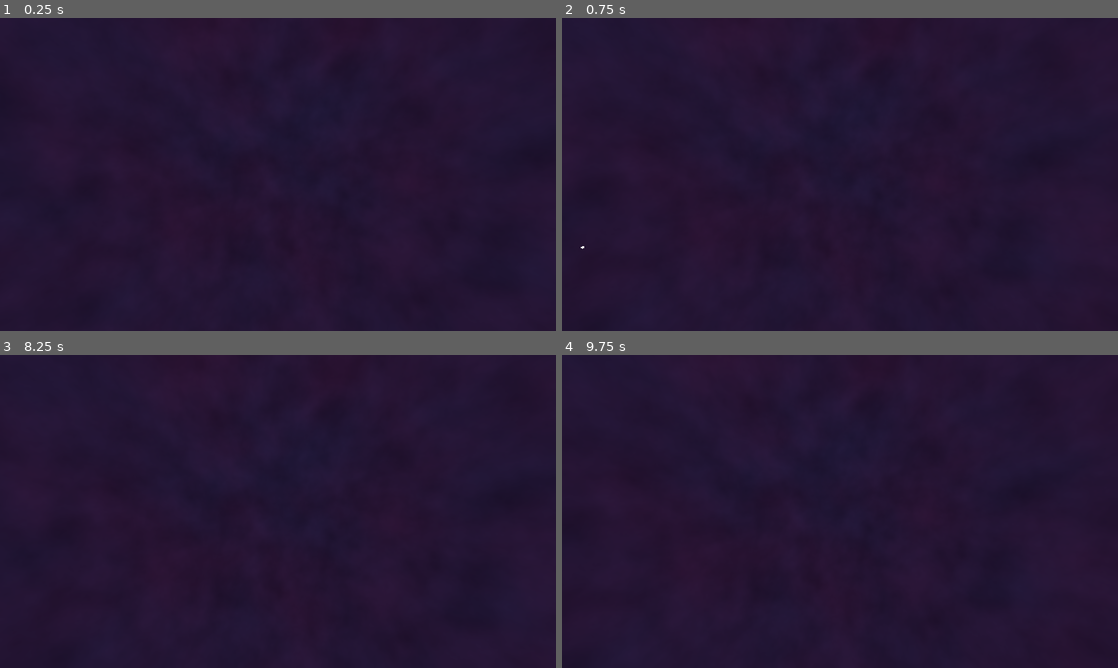
Above: before the commit, frames 1-4 (two rows, left to right).
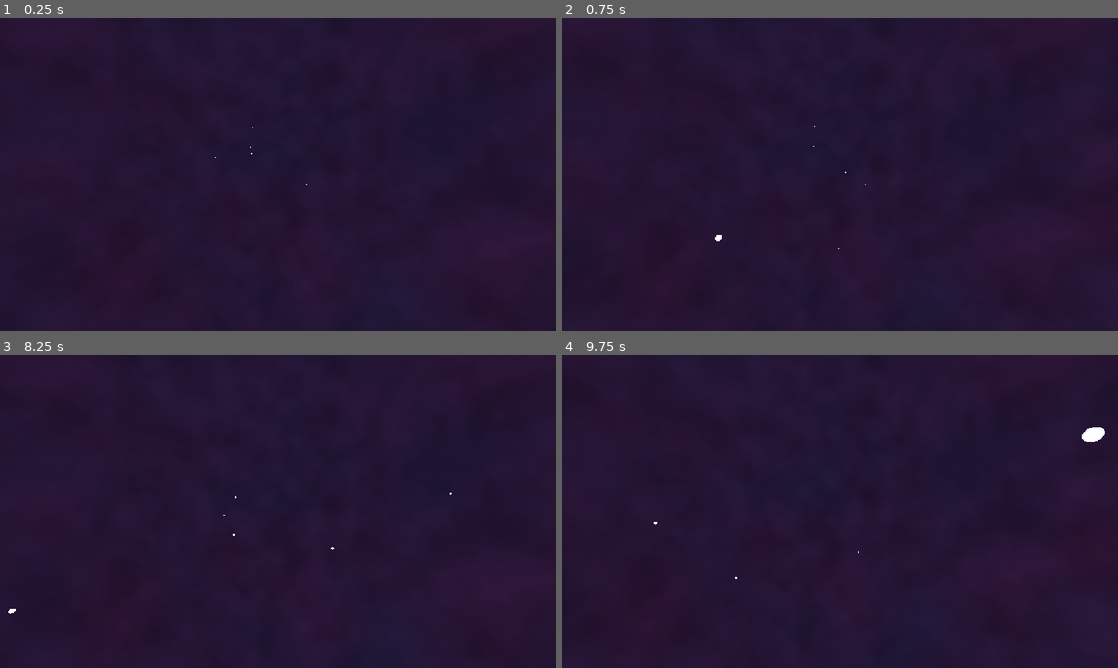
Above: after the commit, the same moments.

Repository: JohnnyEch0/embedding-test
Game: Godot game, scene res://main.tscn
Same seed, same stepped clock (60 frames per second), same inputs: the game is played once before the commit and once after it.
Inputs (mouse positions are in pixels of both pictures, inside the frame that each line leads up to):
- Up to frame 1 (0.25 s): no input
- Up to frame 2 (0.75 s): tap Enter at 0.5 s; move the mouse to (867, 174) at 0.52 s; hold W (move_forward) from 0.53 s (still down); hold E (next_line) from 0.53 s (still down)
- Up to frame 3 (8.25 s): move the mouse to (250, 511) at 1.27 s; release E (next_line) at 1.28 s; tap E (next_line) every 1.5 s from 1.35 to 7.35 s; move the mouse to (289, 505) at 2.02 s; hold E (next_line) 2.03-2.78 s; move the mouse to (272, 517) at 2.77 s; tap Space (move_up) at 3.5, 5, 8 s; move the mouse to (316, 514) at 3.52 s; hold E (next_line) 3.53-4.28 s; tap Q (debug_view) at 4.15 s; tap Enter at 4.25, 6.5 s; move the mouse to (233, 508) at 4.27 s; move the mouse to (283, 511) at 5.02 s; hold E (next_line) 5.03-5.78 s; move the mouse to (255, 505) at 5.77 s; release W (move_forward) at 5.78 s; hold D (move_right) 5.78-6.53 s; move the mouse to (305, 511) at 6.52 s; hold E (next_line) 6.53-7.28 s; hold W (move_forward) from 6.53 s (still down); move the mouse to (250, 511) at 7.27 s; move the mouse to (289, 505) at 8.02 s; hold E (next_line) from 8.03 s (still down)
- Up to frame 4 (9.75 s): move the mouse to (834, 517) at 8.77 s; release W (move_forward) at 8.78 s; release E (next_line) at 8.78 s; hold A (move_left) 8.78-9.53 s; tap E (next_line) at 8.85 s; move the mouse to (878, 514) at 9.52 s; hold W (move_forward) from 9.53 s (still down); hold E (next_line) from 9.53 s (still down)

The runs differ from the first frame. In frame 1, less than 0.1% of the frame differs, in the area x 38-56%, y 34-54%; in frame 2, less than 0.1%; in frame 3, less than 0.1%; in frame 4, 0.2%, in the area x 16-98%, y 23-72%.

Commit message:
Feat: Automation

Diff:
--- /dev/null
+++ b/godot/auto_orbit.gd
@@ -0,0 +1,45 @@
+class_name AutoOrbit
+extends Node
+
+signal rotation_completed
+
+@export var player: CharacterBody3D
+@export var camera: Camera3D
+@export var deg_per_sec := 20.0
+@export var radius_factor := 1.5   # orbit radius = r_max * factor
+@export var active := false
+
+var _angle := 0.0
+var _travelled := 0.0
+var _radius := 100.0
+var _target := Vector3.ZERO
+
+# Fit the orbit to the current line. Restarts the rotation.
+func fit(box: AABB, cone: Dictionary) -> void:
+	_target = box.get_center()
+	var r_max: float = cone.get("r_max", _target.length())
+	_radius = maxf(r_max * radius_factor, 1.0)
+	# start on the origin side: camera opposite the cluster, so origin is nearer than the stars
+	_angle = atan2(-_target.z, -_target.x)
+	_travelled = 0.0
+
+func _process(delta: float) -> void:
+	if not active or player == null:
+		return
+	var step := deg_to_rad(deg_per_sec) * delta
+	_angle += step
+	_travelled += step
+
+	var pos := Vector3(cos(_angle) * _radius, _target.y, sin(_angle) * _radius)
+	player.global_position = pos
+	_look_at(pos, _target)
+
+	if _travelled >= TAU:
+		_travelled = 0.0
+		rotation_completed.emit()  # handler may call fit() via stars_rebuilt
+
+# Player body = yaw, camera = pitch (matches your mouse-look setup)
+func _look_at(from: Vector3, to: Vector3) -> void:
+	var d := to - from
+	player.rotation = Vector3(0.0, atan2(-d.x, -d.z), 0.0)
+	camera.rotation.x = clampf(atan2(d.y, Vector2(d.x, d.z).length()), -1.5, 1.5)
--- a/godot/character_body_3d.gd
+++ b/godot/character_body_3d.gd
@@ -3,10 +3,17 @@
 @export var speed: float = 20.0
 @export var mouse_sens: float = 0.002
 
+var manual := true:
+	set(v):
+		manual = v
+		if not v: velocity = Vector3.ZERO
+
 func _ready() -> void:
 	Input.mouse_mode = Input.MOUSE_MODE_CAPTURED
 
 func _unhandled_input(event: InputEvent) -> void:
+	if not manual:
+		return
 	if event is InputEventMouseMotion:
 		rotate_y(-event.relative.x * mouse_sens)
 		$Camera3D.rotate_x(-event.relative.y * mouse_sens)
@@ -15,6 +22,8 @@
 		Input.mouse_mode = Input.MOUSE_MODE_VISIBLE
 
 func _physics_process(delta: float) -> void:
+	if not manual:
+		return
 	var input := Vector3(
 		Input.get_axis("move_left", "move_right"),
 		Input.get_axis("move_down", "move_up"),
--- a/godot/main.gd
+++ b/godot/main.gd
@@ -3,15 +3,27 @@
 
 
 const DEBUG_ACTIONS := {
+	&"debug_words_view": &"labels",
 	&"debug_word_connection_lines": &"word_connections",
 	&"debug_origin_lines": &"word_to_origin",
 	&"debug_sentence_bounds_box": &"sentence_bounds_box",
 	&"debug_cone": &"sentence_cone",
 } #action names to debug panelnames
 var cur_line := 0
+
+# === automation
+@export var automation := false
+@onready var orbit: AutoOrbit = $AutoOrbit
+@onready var player: CharacterBody3D = $CharacterBody3D
+
+const MOVE_ACTIONS: Array[StringName] = [&"move_left", &"move_right", &"move_up", &"move_down", &"move_forward", &"move_back"]
+
 # Called when the node enters the scene tree for the first time.
 func _ready() -> void:
-	#stars_node = $"Spheres"
+	orbit.rotation_completed.connect(_advance_line)
+	stars_node.stars_rebuilt.connect(orbit.fit)
+	orbit.fit(stars_node.last_box, stars_node.last_cone)  # Spheres' _ready already ran
+	set_automation(automation)
 	pass # Replace with function body.
 
 
@@ -23,13 +35,13 @@
 func _unhandled_input(event: InputEvent) -> void:
 	if event.is_action_pressed("exit"):
 		get_tree().quit()
-	if event.is_action_pressed("debug_view"):
+	if event.is_action_pressed("toggle_automation"):
+		set_automation(not automation)
+		return
+	if automation and _is_user_input(event):
+		set_automation(false)
+		return
 
-		for star:EmbStar in stars_node.stars:
-			star.label.visibility_range_end = 5000000
-	if event.is_action_released("debug_view"):
-		for star:EmbStar in stars_node.stars:
-			star.label.visibility_range_end = 5
 	for action in DEBUG_ACTIONS:
 		if event.is_action_pressed(action):
 			#print("Event is action pressed %s  --> %s" % [action, DEBUG_ACTIONS[action]]  )
@@ -38,3 +50,21 @@
 		cur_line = wrapi(cur_line + 1, 0, stars_node.line_count())
 		stars_node.create_stars_from_data([cur_line])
 	pass
+
+
+func set_automation(on: bool) -> void:
+	automation = on
+	orbit.active = on
+	player.manual = not on
+
+func _advance_line() -> void:
+	cur_line = wrapi(cur_line + 1, 0, stars_node.line_count())
+	stars_node.create_stars_from_data([cur_line])  # triggers stars_rebuilt -> orbit.fit
+
+func _is_user_input(event: InputEvent) -> bool:
+	if event is InputEventMouseMotion:
+		return event.relative.length() > 3.0  # ignore jitter
+	for a in MOVE_ACTIONS:
+		if event.is_action_pressed(a):
+			return true
+	return false
--- a/godot/main.tscn
+++ b/godot/main.tscn
@@ -4,6 +4,7 @@
 [ext_resource type="Script" uid="uid://ct1hpf3weoa8x" path="res://main.gd" id="1_h2yge"]
 [ext_resource type="Script" uid="uid://t7cwwx4rwxi0" path="res://spheres.gd" id="1_ig7tw"]
 [ext_resource type="Shader" uid="uid://d0ghiwya5633m" path="res://space.gdshader" id="2_1bvp3"]
+[ext_resource type="Script" uid="uid://db1ckkjyudw5q" path="res://auto_orbit.gd" id="5_lquwl"]
 
 [sub_resource type="ShaderMaterial" id="ShaderMaterial_h2yge"]
 shader = ExtResource("2_1bvp3")
@@ -27,6 +28,7 @@
 
 [node name="main" type="Node3D" unique_id=475395517]
 script = ExtResource("1_h2yge")
+automation = true
 
 [node name="WorldEnvironment" type="WorldEnvironment" parent="." unique_id=647563580]
 environment = SubResource("Environment_aa68f")
@@ -46,3 +48,8 @@
 default_filename = "eg2_d32_wild-geese_mary-oliver.json"
 show_lines = true
 draw_lines_origin = true
+
+[node name="AutoOrbit" type="Node" parent="." unique_id=639422655 node_paths=PackedStringArray("player", "camera")]
+script = ExtResource("5_lquwl")
+player = NodePath("../CharacterBody3D")
+camera = NodePath("../CharacterBody3D/Camera3D")
--- a/godot/project.godot
+++ b/godot/project.godot
@@ -88,6 +88,11 @@
 "events": [Object(InputEventKey,"resource_local_to_scene":false,"resource_name":"","device":-1,"window_id":0,"alt_press …(192 unchanged characters)…
 ]
 }
+debug_words_view={
+"deadzone": 0.2,
+"events": [Object(InputEventKey,"resource_local_to_scene":false,"resource_name":"","device":-1,"window_id":0,"alt_pressed":false,"shift_pressed":false,"ctrl_pressed":true,"meta_pressed":false,"pressed":false,"keycode":0,"physical_keycode":53,"key_label":0,"unicode":53,"location":0,"echo":false,"script":null)
+]
+}
 
 [physics]
 
--- a/godot/spheres.gd
+++ b/godot/spheres.gd
@@ -16,6 +16,13 @@
 var _verses: Array = []
 var _poem: Dictionary = {}
 var metadata: Dictionary = {}
+
+# for automation
+signal stars_rebuilt(box: AABB, cone: Dictionary)
+var last_box := AABB()
+var last_cone: Dictionary = {}
+
+
 func _read_json() -> Variant:
 	var path := _resolve_path()
 	if path == "":
@@ -125,14 +132,15 @@
 
 
 func find_cluster_volume(star_data: Array[EmbStarData]):
-
-	var minima = Vector3i(INF, INF, INF)
-	var maxima = Vector3i(-INF, -INF, -INF)
+	if star_data.is_empty():
+			return AABB()
+	var minima := Vector3(INF, INF, INF)
+	var maxima := Vector3(-INF, -INF, -INF)
 	for d in star_data:
 		minima = minima.min(d.spawn_pos)
 		maxima = maxima.max(d.spawn_pos)
-
-	return AABB(minima, maxima-minima)
+	return AABB(minima, maxima - minima)
+
 func find_cluster_cone(star_data: Array[EmbStarData]) -> Dictionary:
 	var sum := Vector3.ZERO
 	var r_min := INF
@@ -167,6 +175,7 @@
 
 		add_child(inst)
 		stars.append(inst)
+		register_debug(&"labels", inst.label, _set_label_range)
 		if prev: pairs.append([prev.position, inst.position])
 		prev = inst
 
@@ -187,6 +196,11 @@
 	draw_aabb(bounds_box, min_max)
 	register_debug(&"sentence_bounds_box", bounds_box)
 
+	last_box = min_max
+	last_cone = cone
+	stars_rebuilt.emit(min_max, cone)
+
+
 
 func draw_lines(pairs: Array):
 	var verts := PackedVector3Array()
@@ -261,17 +275,42 @@
 	mi.mesh = im
 	add_child(mi)
 	return mi
+
+
 # ======================= debug register
-var debug_nodes: Dictionary = {}  # StringName -> Array[Node3D]
-
-func register_debug(key: StringName, node: Node3D) -> void:
-	node.visible = false  # hidden by default
-	debug_nodes.get_or_add(key, []).append(node)  # get_or_add: Godot 4.3+
+# ======================= debug register
+const LABEL_RANGE_ON := 5000000.0
+const LABEL_RANGE_OFF := 5.0
+
+var debug_nodes: Dictionary = {}    # StringName -> Array[Node3D]
+var debug_on: Dictionary = {}       # StringName -> bool, survives rebuilds
+var debug_setters: Dictionary = {}  # StringName -> Callable(node, on); default: visible
+
+func register_debug(key: StringName, node: Node3D, setter := Callable()) -> void:
+	if setter.is_valid():
+		debug_setters[key] = setter
+	debug_nodes.get_or_add(key, []).append(node)
+	_apply_debug(key, node)  # applies current state, hidden by default
+
+func set_debug(key: StringName, on: bool) -> void:
+	debug_on[key] = on
+	for n: Node3D in debug_nodes.get(key, []):
+		if is_instance_valid(n):
+			_apply_debug(key, n)
 
 func toggle_debug(key: StringName) -> void:
-	#print("Toggle %s" % key)
-	for n: Node3D in debug_nodes.get(key, []):
-		n.visible = not n.visible
+	set_debug(key, not debug_on.get(key, false))
+
+func _apply_debug(key: StringName, node: Node3D) -> void:
+	var on: bool = debug_on.get(key, false)
+	var setter: Callable = debug_setters.get(key, Callable())
+	if setter.is_valid():
+		setter.call(node, on)
+	else:
+		node.visible = on
+
+func _set_label_range(label: Node3D, on: bool) -> void:
+	(label as Label3D).visibility_range_end = LABEL_RANGE_ON if on else LABEL_RANGE_OFF
 
 
 func print_shape(v: Variant, key := "root", depth := 0) -> void:
Not shown, added: godot/auto_orbit.gd.uid
